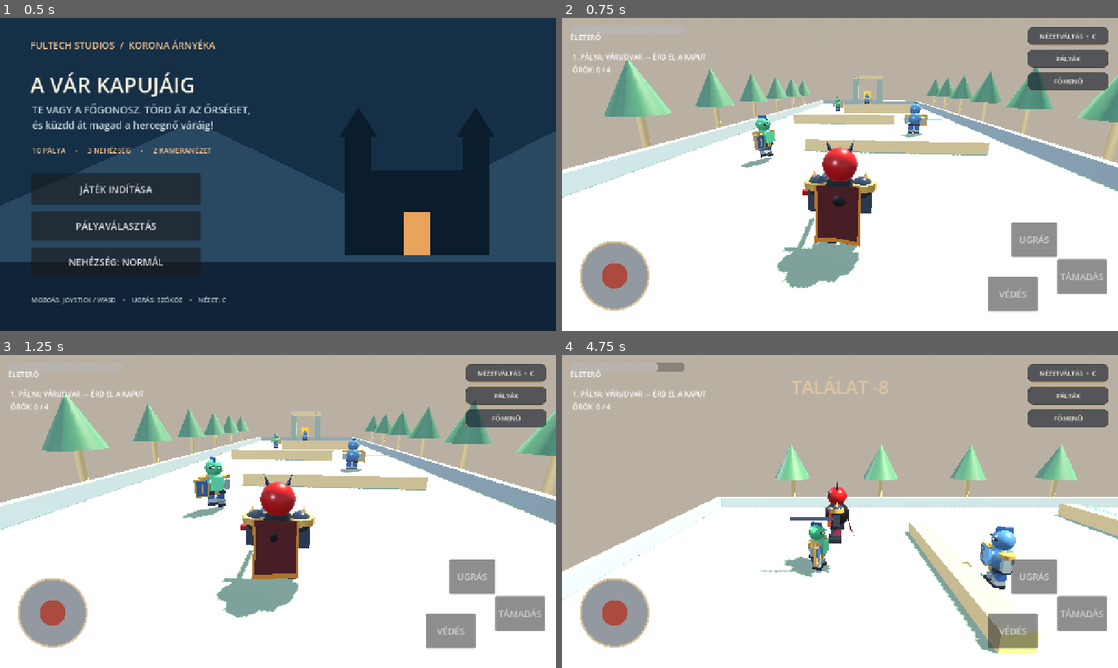
Above: before the commit, frames 1-4 (two rows, left to right).
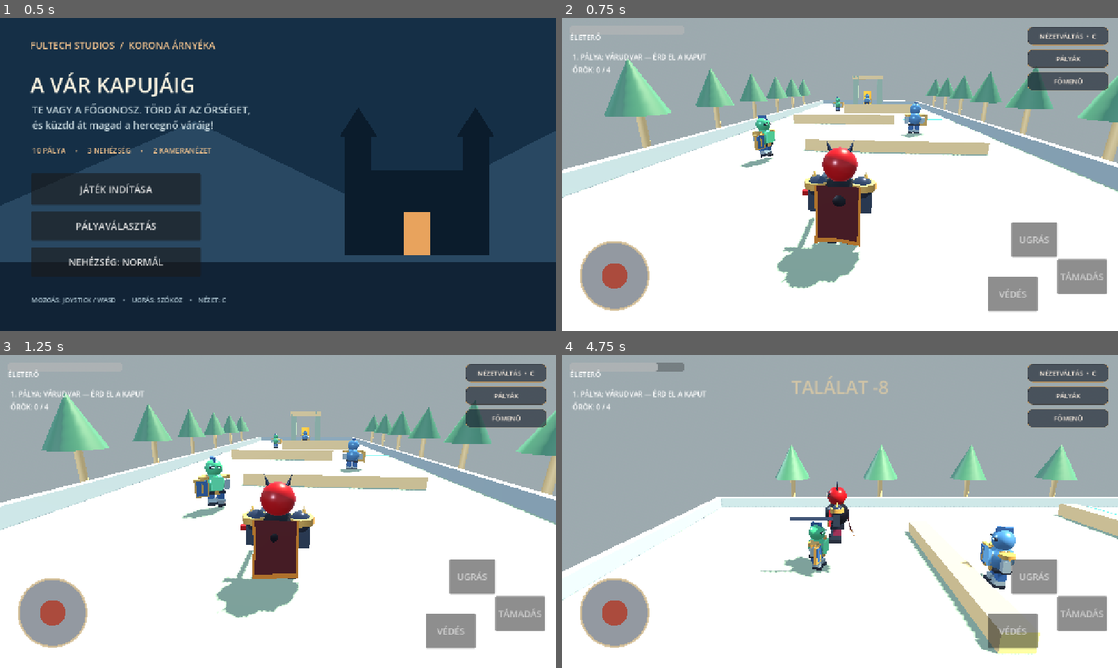
Above: after the commit, the same moments.

Repository: fuloplevente1998/reverse-supermario
Game: Godot game, scene res://scenes/title.tscn
Two runs of this game, one before a commit and one after it. Both use one fixed random seed, a clock stepped at 60 frames per second and the inputs below.
Inputs (mouse positions are in pixels of both pictures, inside the frame that each line leads up to):
- Up to frame 1 (0.5 s): no input
- Up to frame 2 (0.75 s): click "JÁTÉK INDÍTÁSA" at 0.5 s
- Up to frame 3 (1.25 s): no input
- Up to frame 4 (4.75 s): tap Enter at 1.25 s; drag from (612, 611) to (895, 442) at 1.27 s; drag from (728, 527) to (812, 574) at 2.02 s; move the mouse to (895, 442) at 2.77 s; hold D (move_right) 2.78-3.5 s; tap C at 2.85 s; drag from (812, 574) to (673, 464) at 3.52 s; move the mouse to (1006, 558) at 4.27 s; hold A (move_left) from 4.28 s (still down); hold K (block) from 4.28 s (still down); tap Space (jump) at 4.52 s

Frame 1 is identical in both runs. In frame 2, 27% of the frame differs, in the area x 0-100%, y 0-49%; in frame 3, 26%; in frame 4, 43%, in the area x 0-100%, y 0-70%.

Commit message:
art: restore cool daylight sky gradient for stage one

Diff:
--- a/scripts/stage_generator.gd
+++ b/scripts/stage_generator.gd
@@ -219,9 +219,9 @@
     var sky: ProceduralSkyMaterial = env.sky.sky_material
     # Stage one has art-directed daylight; other biomes keep unique palettes.
     if number == 1:
-        sky.sky_top_color = Color("#6487a4")
-        sky.sky_horizon_color = Color("#dcc2a5")
-        env.fog_light_color = Color("#c4b9a9")
+        sky.sky_top_color = Color("#527a9c")
+        sky.sky_horizon_color = Color("#99b4c3")
+        env.fog_light_color = Color("#a2b1b7")
     else:
         sky.sky_top_color = recipe["sky"]
         sky.sky_horizon_color = Color(recipe["sky"]).lightened(0.2)
